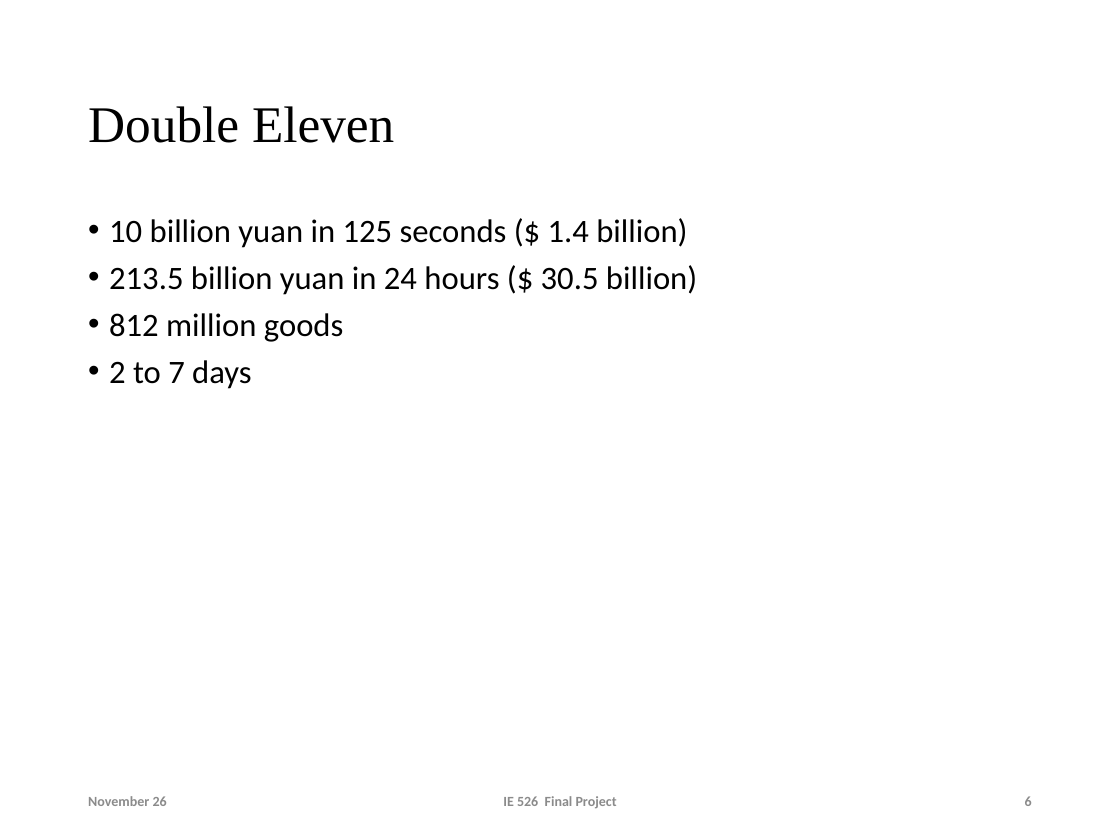
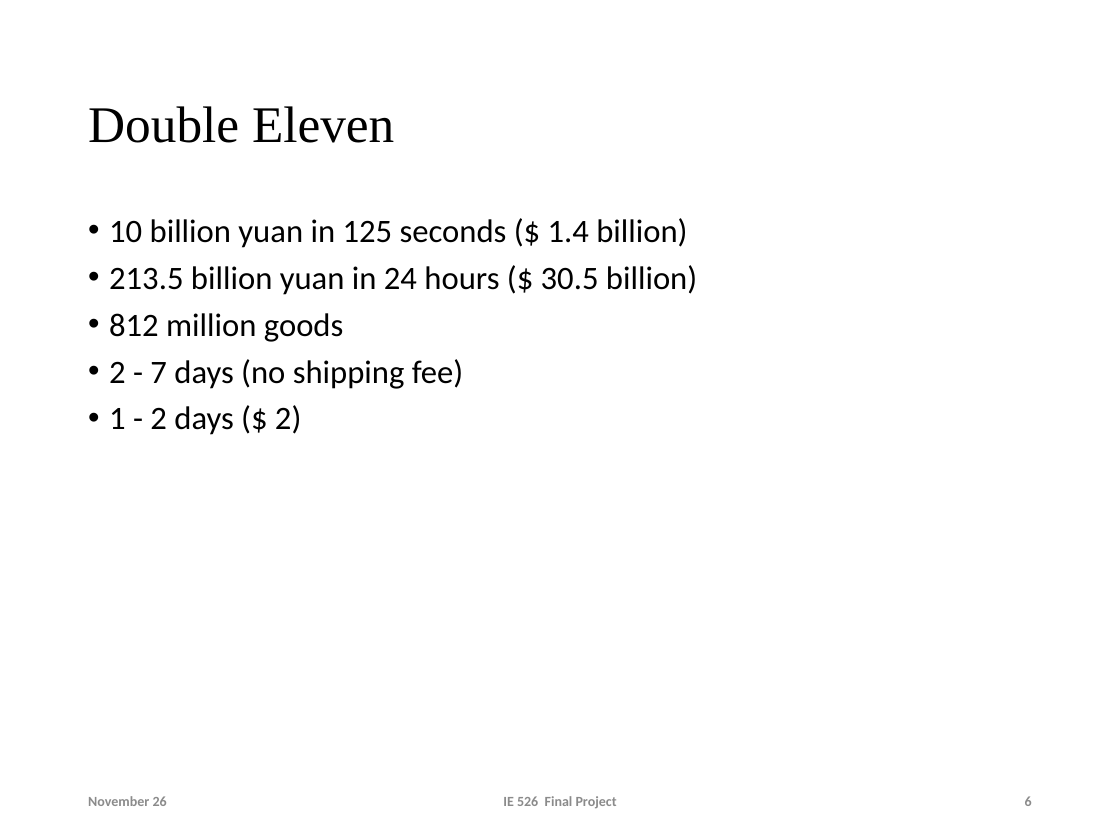
Before and after one commit to lyuzz/IE-526-Final-Project, a slide deck: slide 6 of Lyu/Part of Lyu.pptx. Drawn at 1120x840 pixels with LibreOffice and Linux fonts; fonts in the diff are those of the drawing; background and template pictures are left out. Boxes give left, top, right and bottom in pixels: in the first picture for what was removed or moved away, otherwise in the second. Text is boxed around its words. In the diff, an @@ line names an element or a change of style, - is before the commit and + after.

Commit message:
11/27/18

```diff
--- a/Lyu/Part of Lyu.pptx
+++ b/Lyu/Part of Lyu.pptx
@@ text at box(109, 359, 463, 435): text changed @@
-• 2 to 7 days
+• 2 - 7 days (no shipping fee)
+• 1 - 2 days ($ 2)
```
